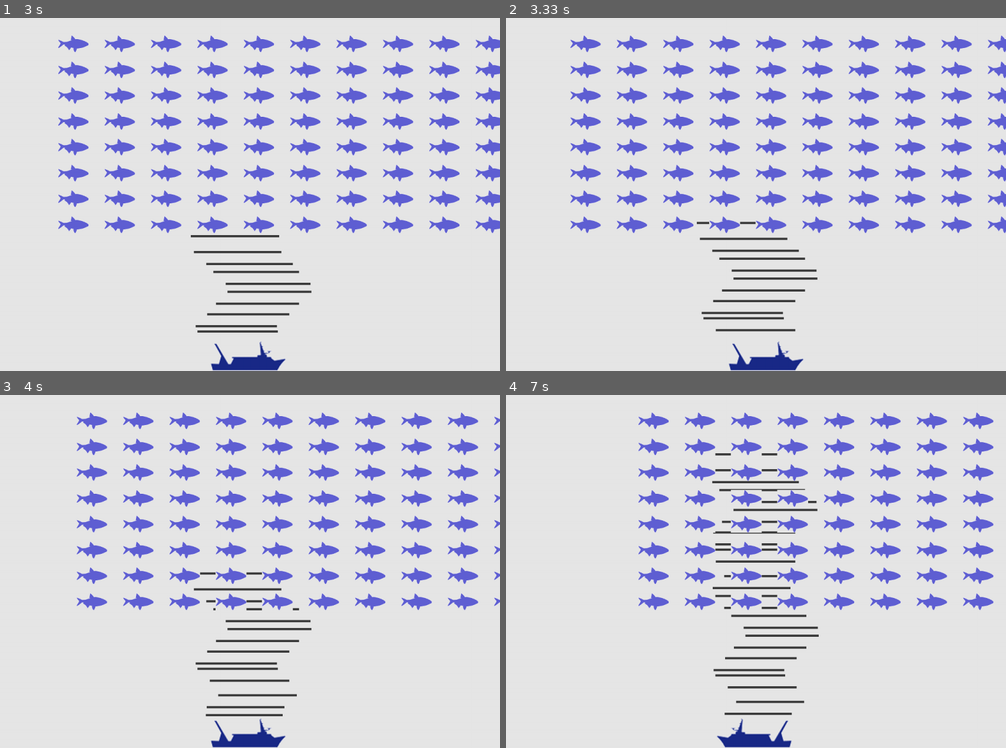
Above: before the commit, frames 1-4 (two rows, left to right).
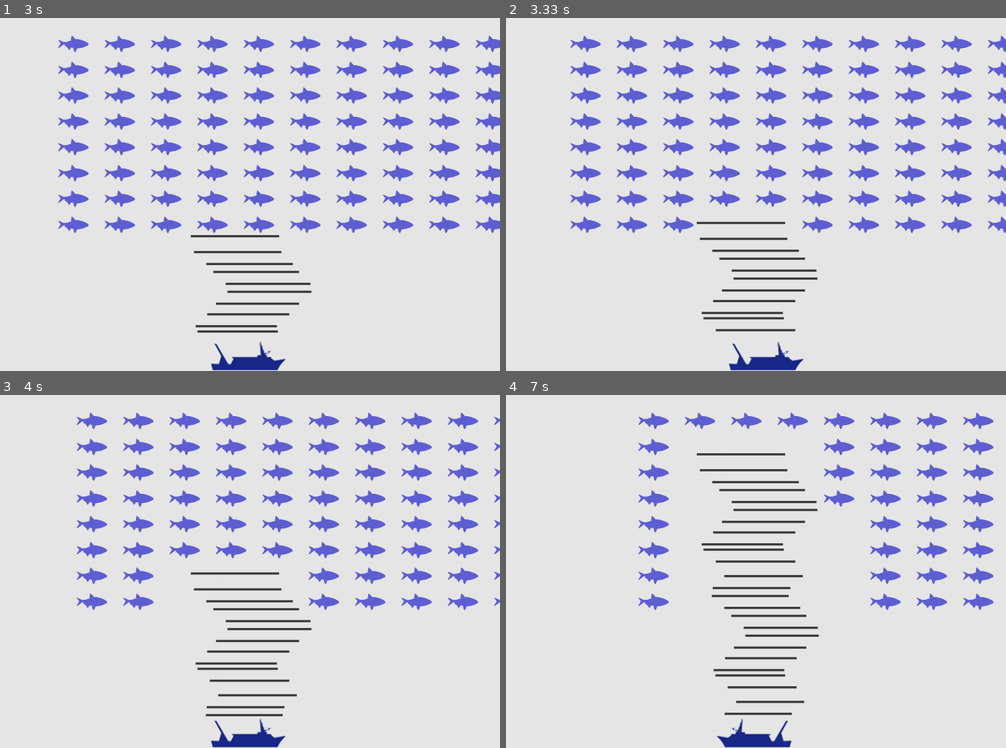
Above: after the commit, the same moments.

Repository: skrzychuz/fishing-nets
Game: pygame game, started from main.py
The game is run twice, just before and just after one commit, with the same random seed, the same clock (stepped at 60 frames per second) and the same inputs.
Inputs:
- Up to frame 1 (3 s): tap Space at 0.33, 0.73, 1.03, 1.23, 1.53, 1.73, 2.03, 2.3, 2.6, 2.73 s; hold Right 0.67-1.13 s; hold Right 1.17-1.63 s; hold Left 1.67-2.2 s; hold Left 2.23-2.63 s; hold Right from 2.67 s (still down)
- Up to frame 2 (3.33 s): tap Space at 3.03 s; release Right at 3.3 s
- Up to frame 3 (4 s): hold Left 3.33-3.8 s; tap Space at 3.4, 3.7, 3.9 s; hold Right from 3.83 s (still down)
- Up to frame 4 (7 s): tap Space at 4.2, 4.4, 4.7, 4.9, 5.2, 5.47, 5.77, 5.9, 6.2, 6.57, 6.87 s; release Right at 4.3 s; hold Right 4.33-4.8 s; hold Left 4.83-5.37 s; hold Left 5.4-5.8 s; hold Right 5.83-6.47 s; hold Left 6.5-6.97 s

Frame 1 is identical in both runs. In frame 2, 0.3% of the frame differs, in the area x 40-57%, y 56-61%; in frame 3, 0.9%; in frame 4, 3.8%, in the area x 35-70%, y 12-61%.

Commit message:
collisions

Diff:
--- a/functions.py
+++ b/functions.py
@@ -40,10 +40,11 @@
     pygame.display.flip()
 
 
-def update_nets_number(nets):
+def update_nets_number(nets, fishes):
     for net in nets.copy():
         if net.rect.bottom <= 0:
             nets.remove(net)
+    collisions = pygame.sprite.groupcollide(nets, fishes, False, True)
 
 
 def fire(settings, screen, ship, nets):
--- a/main.py
+++ b/main.py
@@ -28,7 +28,7 @@
         ship.update_ship_position()
         nets.update()
         fun.update_fishes(settings, fishes)
-        fun.update_nets_number(nets)
+        fun.update_nets_number(nets, fishes)
         fun.screen_update(settings, screen, ship, nets, fishes)
 
 
